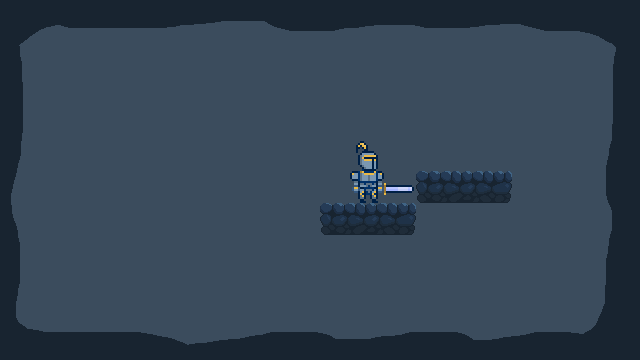
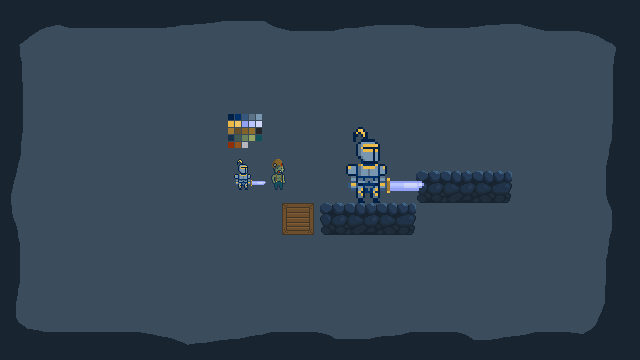
Two versions of the same layered image (640 x 360). Layer-by-layer changes:
added layer "Палитра" (1st of 2) above "Зомби" over [228, 114, 262, 148]
added layer "Зомби" (1st of 2) above "Перс 32x32" over [271, 159, 286, 190]
added layer "Перс 32x32" above "Враги" over [234, 159, 266, 190]
added group "Враги" with 1 layers above "персонаж" over [271, 160, 286, 190]
painted on "персонаж" over [346, 127, 424, 203]
added layer "Ящик" above "пример" over [282, 203, 314, 235]
